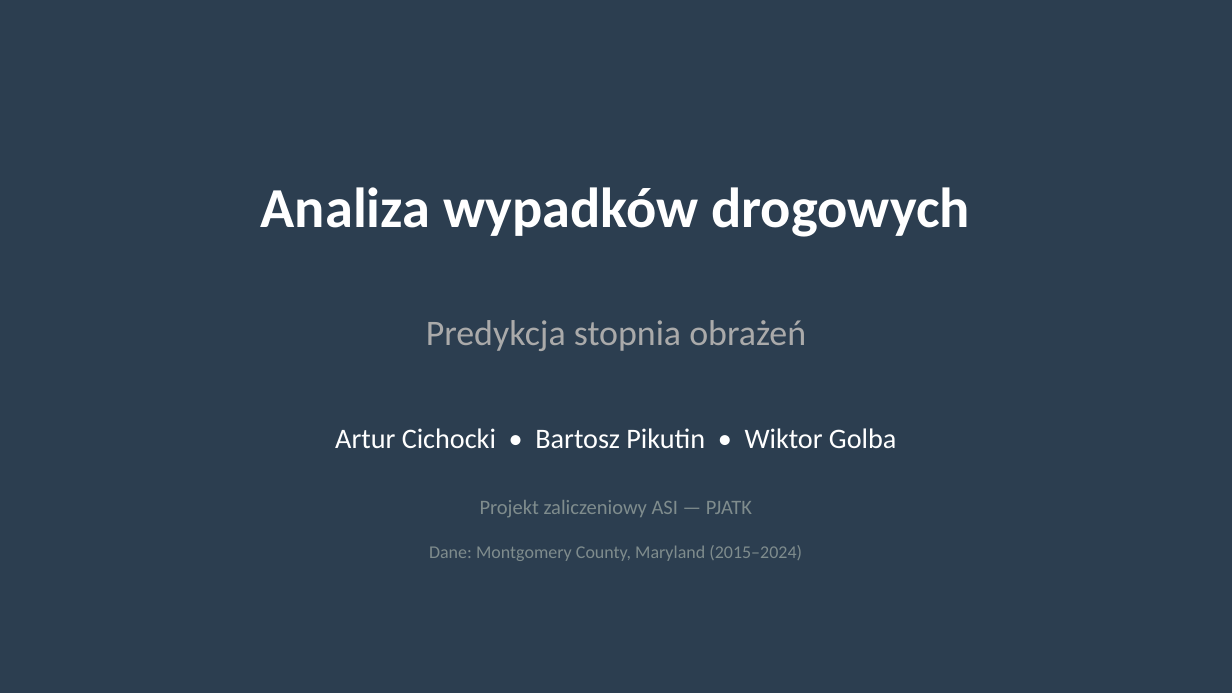
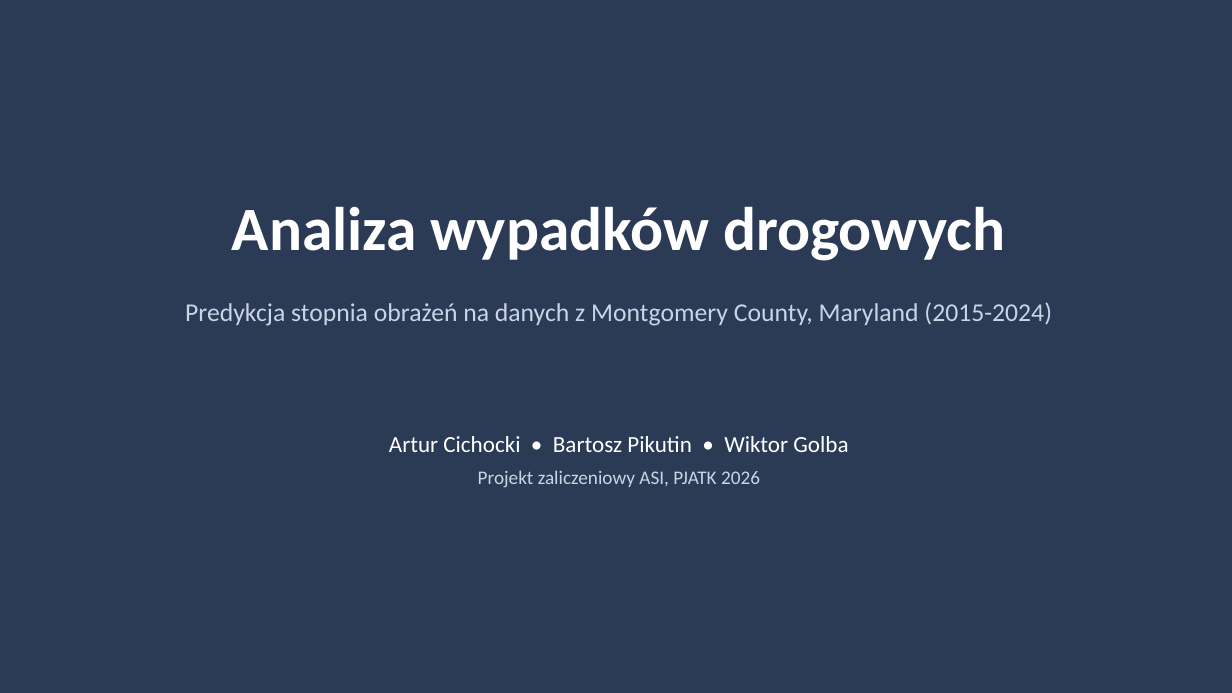
Before and after one commit to s19455/ASI-Analiza-wypadkow, a slide deck: slide 1 of docs/prezentacja.pptx. Drawn at 1232x693 pixels with LibreOffice and Linux fonts; fonts in the diff are those of the drawing. Boxes give left, top, right and bottom in pixels: in the first picture for what was removed or moved away, otherwise in the second. Text is boxed around its words. In the diff, an @@ line names an element or a change of style, - is before the commit and + after.

Commit message:
Aktualizacja danych

```diff
--- a/docs/prezentacja.pptx
+++ b/docs/prezentacja.pptx
@@ background #2C3E50 to #2B3A55 @@
@@ text "Analiza wypadków drogowych": place and size @@
-text "Analiza wypadków drogowych" at [261, 187, 970, 237]
+text "Analiza wypadków drogowych" at [232, 206, 1005, 261]
@@ text "Analiza wypadków drogowych" at [232, 206, 1005, 261]: size 44 to 48 pt; more space between paragraphs @@
@@ text at [185, 302, 1052, 326]: text changed; size 28 to 20 pt; text colour #AAAAAA to #C9D4E4 @@
-Predykcja stopnia obrażeń
+Predykcja stopnia obrażeń na danych z Montgomery County, Maryland (2015-2024)
@@ text "Artur Cichocki • Bartosz Pikutin ...": place and size @@
-text "Artur Cichocki • Bartosz Pikutin ..." at [335, 428, 896, 448]
+text "Artur Cichocki • Bartosz Pikutin ..." at [389, 436, 848, 488]
@@ text at [389, 436, 848, 452]: size 22 to 18 pt in "Artur Cichocki • Bartosz Pikutin • Wiktor ..."; more space between paragraphs @@
@@ text at [478, 470, 760, 488]: paragraph added @@
+Projekt zaliczeniowy ASI, PJATK 2026
@@ text removed at [480, 500, 752, 517] @@
-Projekt zaliczeniowy ASI — PJATK
@@ text removed at [429, 545, 802, 561] @@
-Dane: Montgomery County, Maryland (2015–2024)
```
Also in this commit, not shown: 4 other slides changed, 5 slides added, 4 slides removed, 1 other file.
